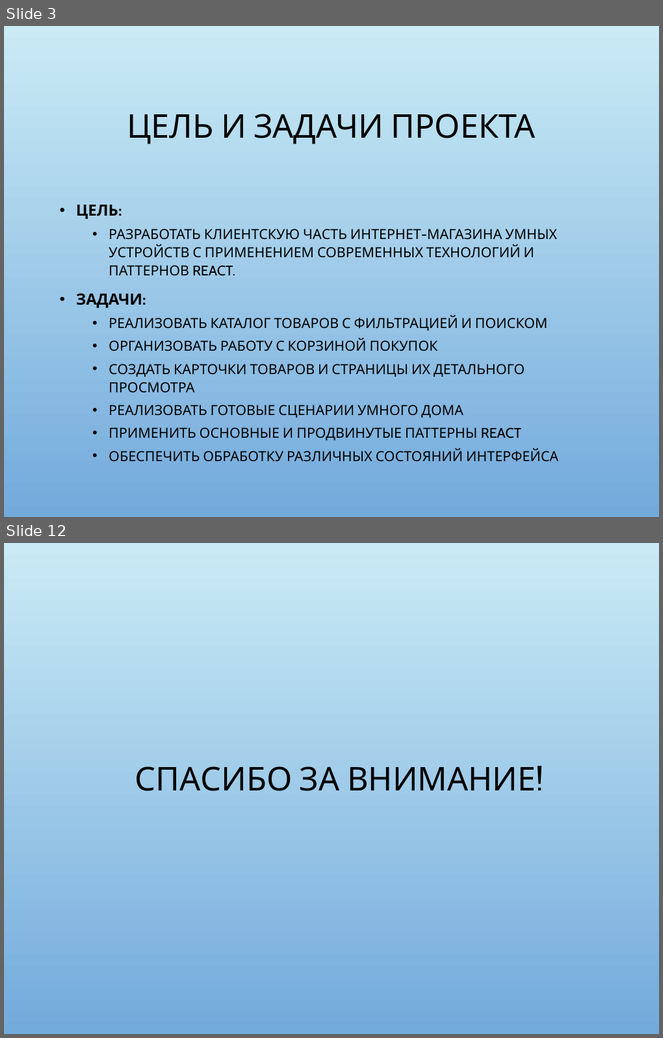
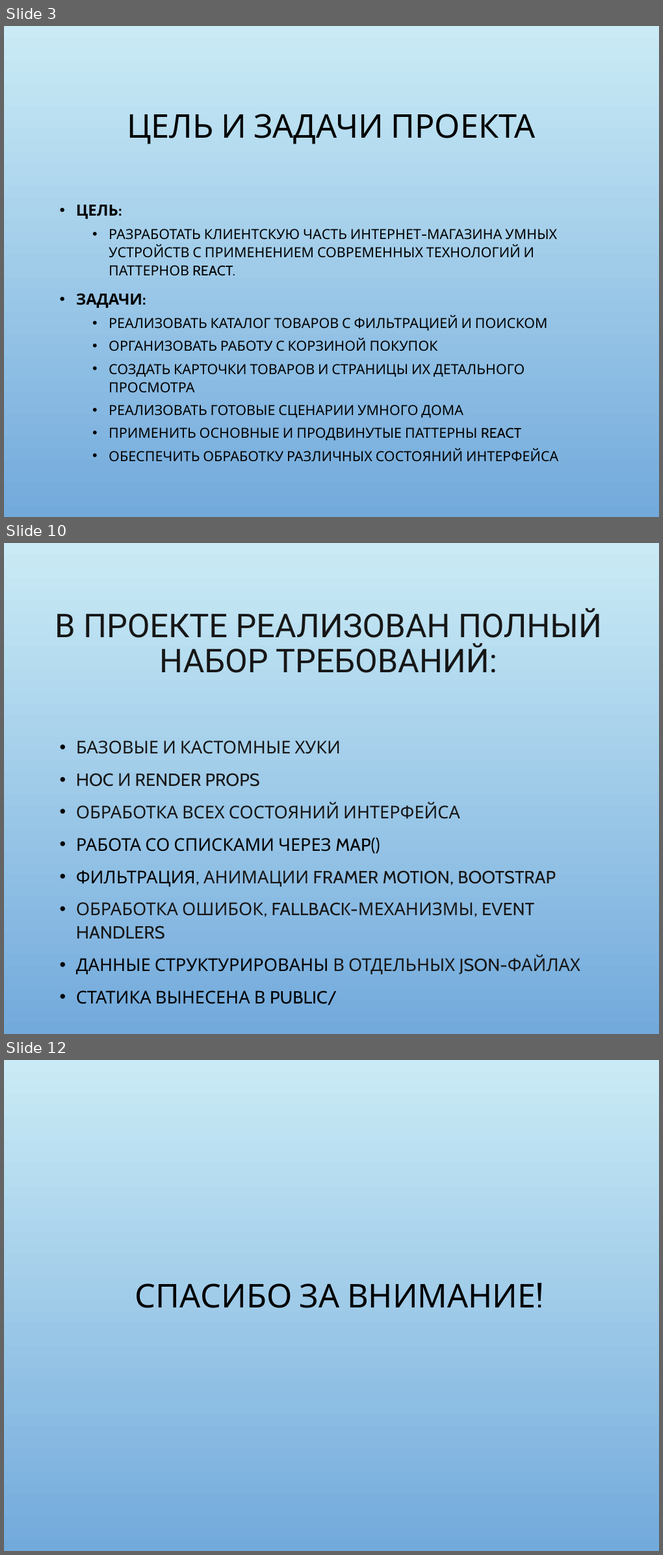
Before and after one commit to SvetlanaRozanova0108/plus-smart-home-frontend, a slide deck: Презентация_проекта_Plus_Smart_Home.pptx. Shown one above the other, each under a label of ours: slides 3 and 12 before the commit, slides 3, 10 and 12 after it; the slides between them are not shown. The pictures are 663x1038 and 663x1555 pixels, drawn with LibreOffice and Linux fonts; fonts in the diff are those of the drawing; background and template pictures are left out. Boxes give left, top, right and bottom in pixels: in the first picture for what was removed or moved away, otherwise in the second. Text is boxed around its words. In the diff, an @@ line names an element or a change of style, - is before the commit and + after.

```diff
--- a/Презентация_проекта_Plus_Smart_Home.pptx
+++ b/Презентация_проекта_Plus_Smart_Home.pptx
@@ slide 10 added at (4,543,659,1034), background picture (left out) @@
@@ title added at (55,608,602,673), 36 pt, text #161616 @@
+В ПРОЕКТЕ РЕАЛИЗОВАН ПОЛНЫЙ НАБОР ТРЕБОВАНИЙ:
@@ text added at (76,741,581,1006), 19.4 pt, text #161616 @@
+• БАЗОВЫЕ И КАСТОМНЫЕ ХУКИ
+• HOC И RENDER PROPS
+• ОБРАБОТКА ВСЕХ СОСТОЯНИЙ ИНТЕРФЕЙСА
+• РАБОТА СО СПИСКАМИ ЧЕРЕЗ MAP()
+• ФИЛЬТРАЦИЯ, АНИМАЦИИ FRAMER MOTION, BOOTSTRAP
+• ОБРАБОТКА ОШИБОК, FALLBACK-МЕХАНИЗМЫ, EVENT HANDLERS
+• ДАННЫЕ СТРУКТУРИРОВАНЫ В ОТДЕЛЬНЫХ JSON-ФАЙЛАХ
+• СТАТИКА ВЫНЕСЕНА В PUBLIC/
```
Also in this commit, not shown: 7 slides changed, 1 slide removed, 3 other files.
